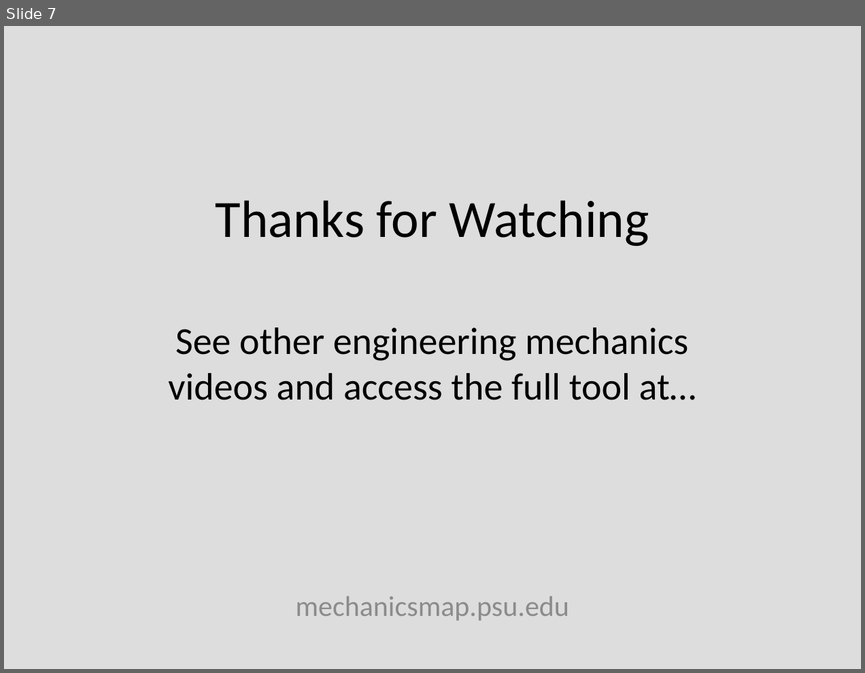
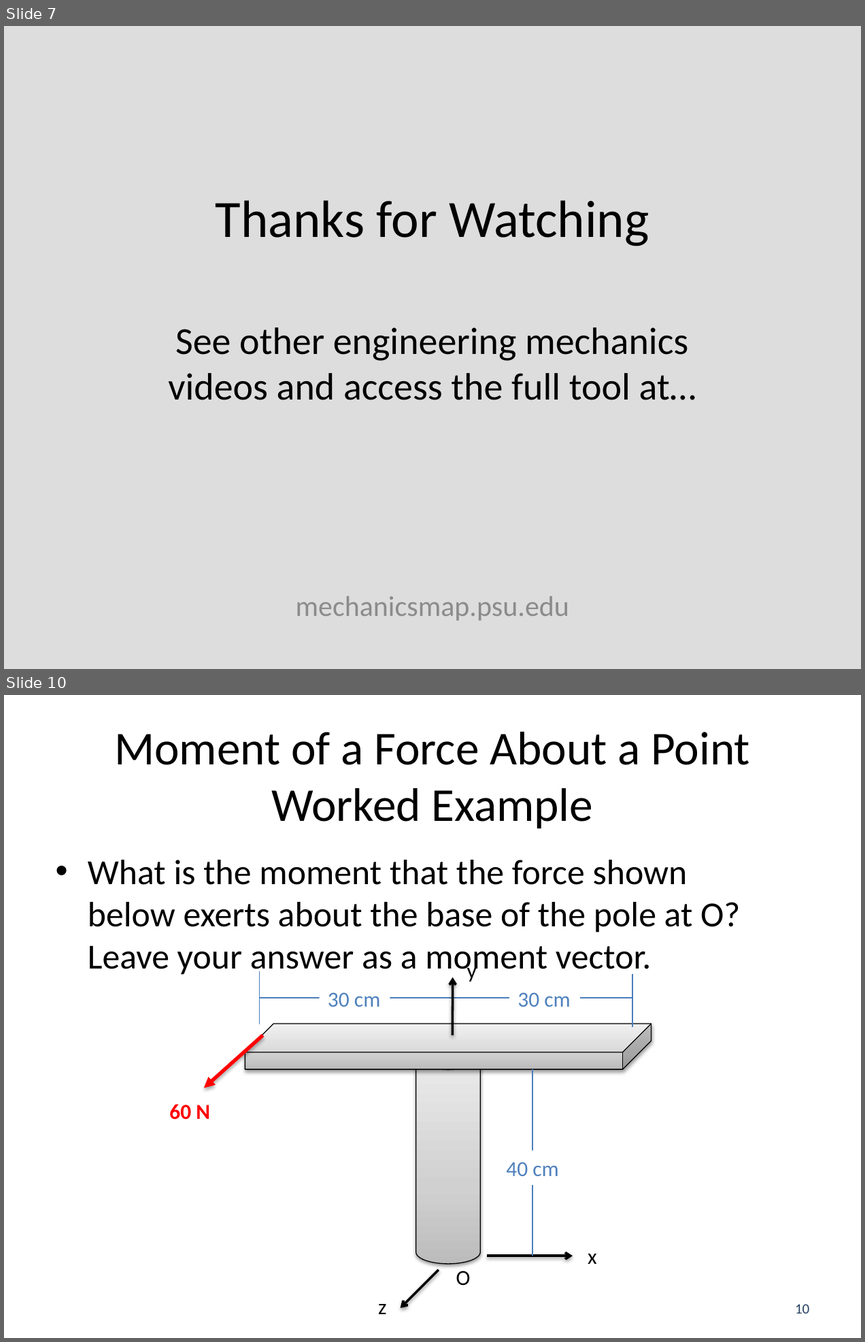
Before and after one commit to JacobMoore/mechanics_textbook, a slide deck: Lecture Slides/VideoLectureSlides/3.4.pptx. Shown one above the other, each under a label of ours: slide 7 before the commit, slides 7 and 10 after it; the slides between them are not shown. The pictures are 865x673 and 865x1342 pixels, drawn with LibreOffice and Linux fonts; fonts in the diff are those of the drawing; background and template pictures are left out. Boxes give left, top, right and bottom in pixels: in the first picture for what was removed or moved away, otherwise in the second. Text is boxed around its words. In the diff, an @@ line names an element or a change of style, - is before the commit and + after.

Commit message:
Added Worked Examples Chap 3
Added worked examples, not including videos to chapter 3

```diff
--- a/Lecture Slides/VideoLectureSlides/3.4.pptx
+++ b/Lecture Slides/VideoLectureSlides/3.4.pptx
@@ slide 10 added at [4,695,861,1338], background #FFFFFF @@
@@ title added at [114,732,750,829], 39.6 pt, text #000000 @@
+Moment of a Force About a Point
+Worked Example
@@ text added at [88,860,740,977], 29.6 pt, text #000000 @@
+• What is the moment that the force shown below exerts about the base of the pole at O? Leave your answer as a moment vector.
@@ line added from (259, 971) to (259, 1024), #4B7EBC 0.75 pt @@
@@ arrow added from (452, 1035) to (453, 977), #000000 2 pt @@
@@ text added at [467,960,477,981], 18 pt, text #000000 @@
+y
@@ line added from (632, 974) to (632, 1028), #4B7EBC 0.75 pt @@
@@ line added from (632, 998) to (259, 998), #4B7EBC 0.75 pt @@
@@ text added at [328,992,380,1006], 18 pt, text #4F81BD @@
+30 cm
@@ text added at [517,992,570,1006], 18 pt, text #4F81BD @@
+30 cm
@@ arrow added from (263, 1035) to (204, 1087), #FF0000 3 pt @@
@@ cube added at [245,1023,651,1068], fill gradient #BDBDBD to #D1D1D1 to #EEEEEE, outline #000000 0.75 pt @@
@@ cylinder added at [416,1047,481,1263], fill gradient #BDBDBD to #D1D1D1 to #EEEEEE, outline #000000 0.75 pt @@
@@ line added from (532, 1070) to (532, 1255), #4B7EBC 0.75 pt @@
@@ text added at [169,1104,210,1119], 18 pt, text #FF0000, bold @@
+60 N
@@ text added at [506,1161,558,1176], 18 pt, text #4F81BD @@
+40 cm
@@ arrow added from (487, 1255) to (573, 1255), #000000 2 pt @@
@@ text added at [587,1253,597,1263], 18 pt, text #000000 @@
+x
@@ arrow added from (439, 1269) to (400, 1308), #000000 2 pt @@
@@ text added at [456,1270,470,1285], 18 pt, text #000000 @@
+O
@@ text added at [378,1304,386,1314], 18 pt, text #000000 @@
+z
@@ page number added at [795,1304,809,1313], 12 pt, text #254061 @@
+10
```
Also in this commit, not shown: 2 slides changed, 1 other slide added, 25 other files.
